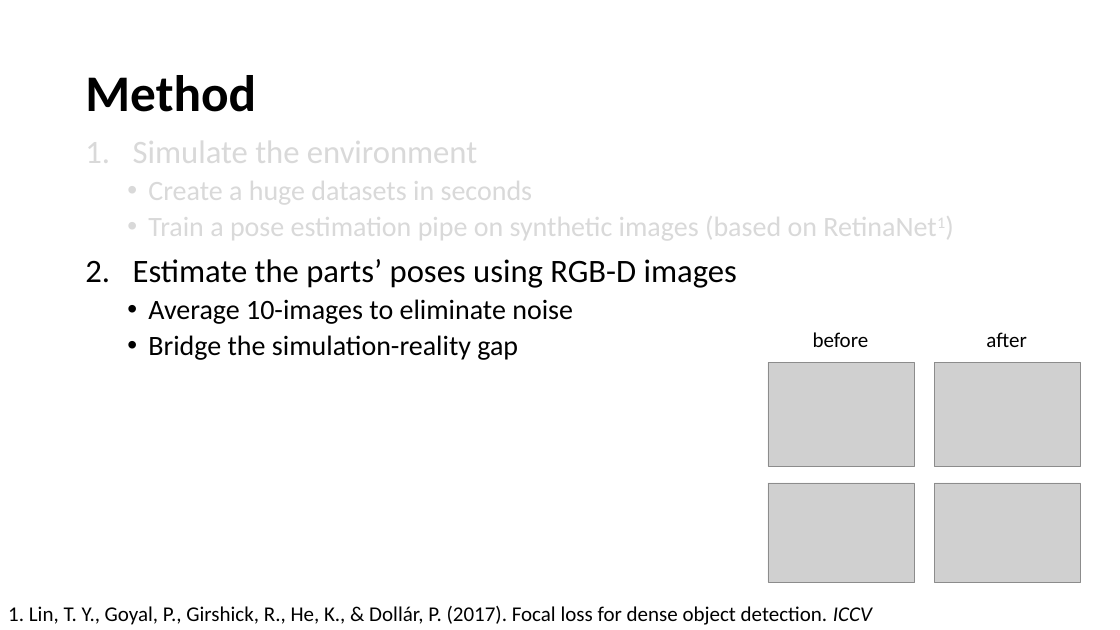
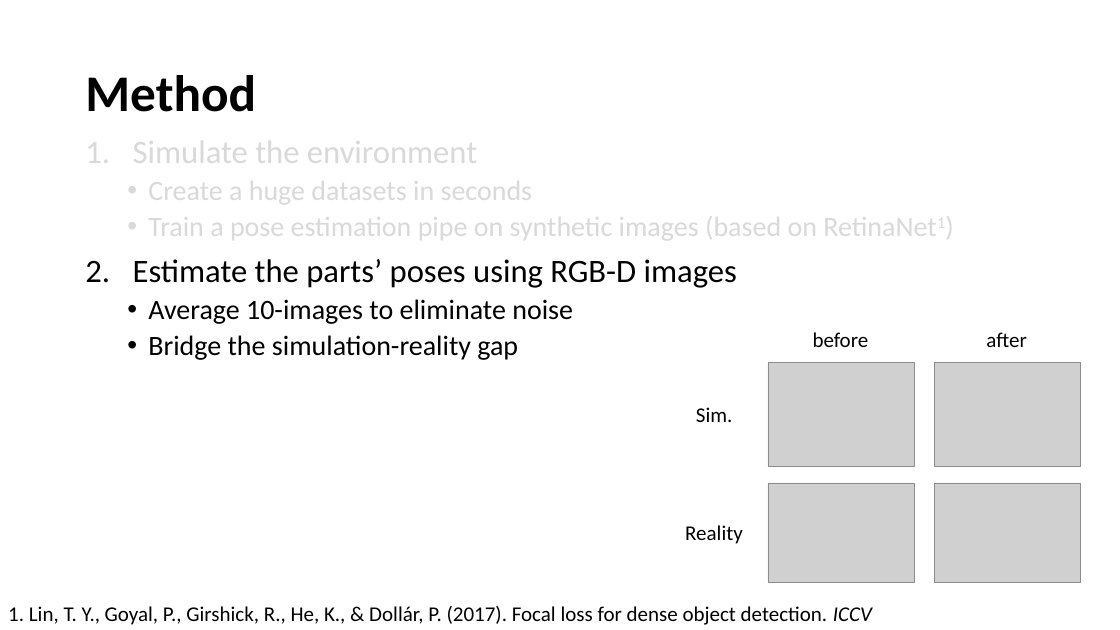
Before and after one commit to farjon/IRS_course, a slide deck: slide 5 of FinalProject/FinalProject.pptx. Drawn at 1120x630 pixels with LibreOffice and Linux fonts; fonts in the diff are those of the drawing; grey boxes stand for pictures. Boxes give left, top, right and bottom in pixels: in the first picture for what was removed or moved away, otherwise in the second. Text is boxed around its words. In the diff, an @@ line names an element or a change of style, - is before the commit and + after.

```diff
--- a/FinalProject/FinalProject.pptx
+++ b/FinalProject/FinalProject.pptx
@@ text added at bbox=[696, 407, 732, 422], 18 pt, text #000000 @@
+Sim.
@@ text added at bbox=[685, 525, 743, 544], 18 pt, text #000000 @@
+Reality
```
Also in this commit, not shown: 5 other slides changed, 1 other file.
